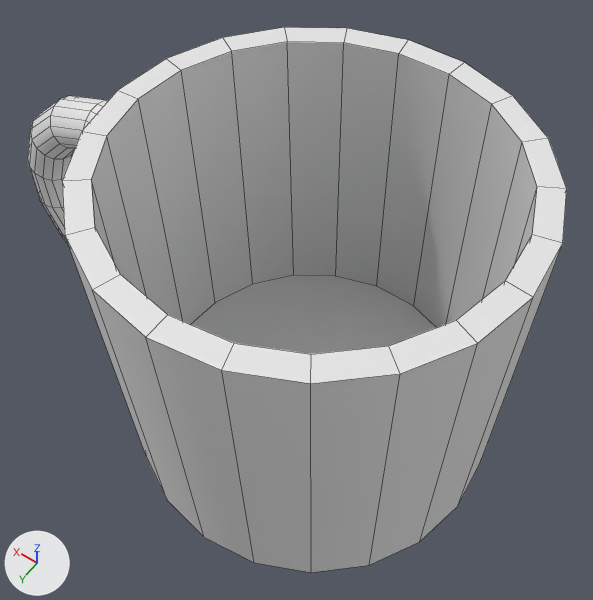
A saved change to the FBX model Assets/Meshes/Cup.fbx.
Before and after are seen from a camera (50 mm lens) standing at (-0.12, 0.176, 0.366) and looking at (0.012, -0.009, 0.076). Arrows for +X, +Y and +Z are at lower left; the lights stay in place. Mesh edges are drawn as thin lines. Where no turn or scale is listed for an object, it has been applied to the vertices.

The first picture shows 'Cup'.
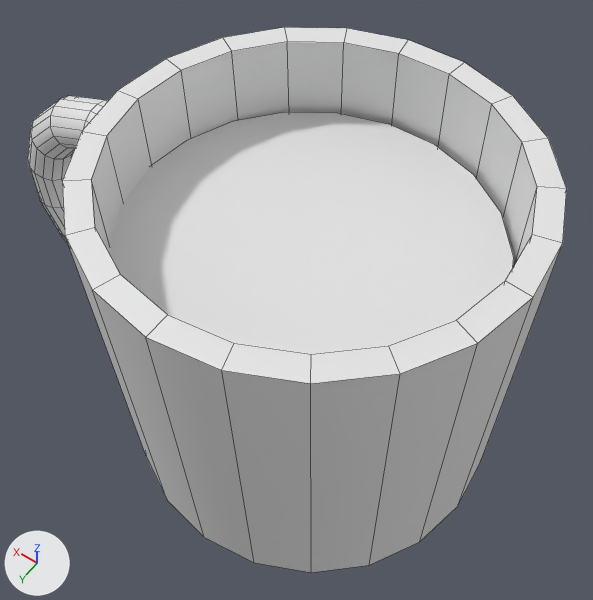
Changed parts and their boxes [x1, y1, x2, y2] in the pictures (593 x 600 px):
'Water', added: after [110, 112, 514, 354]

The change, as a list of edits to the scene's bpy script:
```text
Add mat_water:
    mat_water = principled_material('Water')
    mat_water.base_color = (0.8, 0.8, 0.8)  # white #e7e7e7
Add me_water:
    me_water.from_pydata([(-0.073, 0.029, 0.0), (-0.078, 0.006, 0.0), (0.044, 0.065, 0.0), (0.023, 0.075, 0.0), (0.034, -0.071, 0.0), (0.053, -0.057, 0.0), (-0.076, -0.017, 0.0), (0.0, 0.078, 0.0), (0.068, -0.039, 0.0), (-0.068, -0.039, 0.0), (0.076, -0.017, 0.0), (-0.053, -0.057, 0.0), (-0.023, 0.075, 0.0), (0.078, 0.006, 0.0), (-0.034, -0.071, 0.0), (-0.044, 0.065, 0.0), (0.073, 0.029, 0.0), (-0.012, -0.078, 0.0), (-0.061, 0.049, 0.0), (0.061, 0.049, 0.0), (0.012, -0.078, 0.0)], [], [(20, 4, 5, 8, 10, 13, 16, 19, 2, 3, 7, 12, 15, 18, 0, 1, 6, 9, 11, 14, 17)])
    me_water.materials.append(mat_water)  # white #e7e7e7
Add ob_water:
    ob_water = bpy.data.objects.new('Water', me_water)
    ob_water.location = (0.0, 0.0, 0.13)
```
